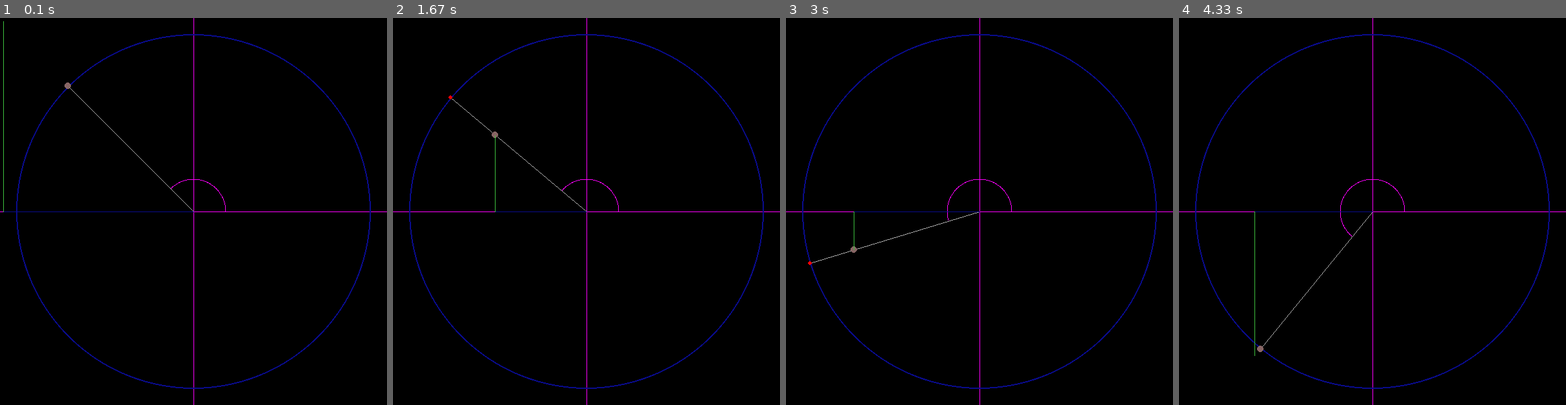
Above: before the commit, frames 1-4 (left to right).
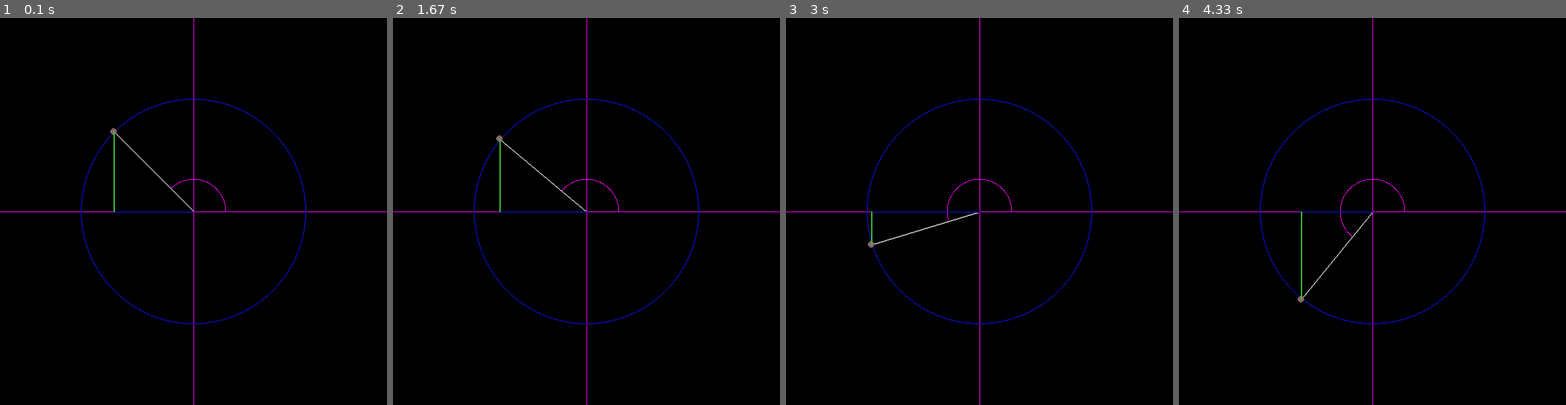
Above: after the commit, the same moments.

Repository: Kingcitaldo125/UnitCirclePygame
Game: pygame game, started from unit_circle.py
Same seed, same stepped clock (60 frames per second), same inputs: the game is played once before the commit and once after it.
Inputs (mouse positions are in pixels of both pictures, inside the frame that each line leads up to):
- Up to frame 1 (0.1 s): no input
- Up to frame 2 (1.67 s): click (586, 211) at 0.38 s; click (625, 296) at 0.72 s; click (725, 346) at 1.05 s; click (493, 134) at 1.38 s
- Up to frame 3 (3 s): click (979, 257) at 1.72 s; click (925, 130) at 2.05 s; click (1114, 312) at 2.38 s; click (855, 250) at 2.72 s
- Up to frame 4 (4.33 s): click (1260, 137) at 3.05 s; click (1279, 281) at 3.38 s; click (1511, 300) at 3.72 s; click (1256, 354) at 4.05 s

The runs differ from the first frame. In frame 1, 1.8% of the frame differs, in the area x 0-96%, y 0-96%; in frame 2, 1.7%; in frame 3, 1.7%; in frame 4, 1.8%.

Commit message:
Shrink unit circle; make angle vectors thicker; truncate vector drawing to within circle

Diff:
--- a/unit_circle.py
+++ b/unit_circle.py
@@ -41,6 +41,24 @@
 
 		screen.set_at((int(anglex), int(angley)), pink_col)
 
+def draw_angle_vectors(screen, blue_col, green_col, midpoint, finalpoint):
+	# x angle vector
+	pygame.draw.line(
+		screen,
+		blue_col,
+		(int(midpoint.x), int(midpoint.y)),
+		(int(finalpoint.x), int(midpoint.y)),
+		2,
+	)
+
+	# y angle vector
+	pygame.draw.line(
+		screen,
+		green_col,
+		(int(finalpoint.x), int(midpoint.y)),
+		(int(finalpoint.x), int(finalpoint.y)),
+		2,
+	)
 
 def main(winx, winy):
 	pygame.display.init()
@@ -59,7 +77,7 @@
 
 	midpoint = pygame.math.Vector2(winx//2, winy//2)
 	toppoint = pygame.math.Vector2((winx//2, 0))
-	midpoint_distance = midpoint.distance_to(toppoint)
+	midpoint_distance = midpoint.distance_to(toppoint) - 100
 
 	outline_offset = 25
 	outline_rad = int(midpoint_distance - outline_offset)
@@ -140,6 +158,7 @@
 			grey_col,
 			(int(midpoint.x), int(midpoint.y)),
 			(int(canglex), int(cangley)),
+			2,
 		)
 
 		# Circle at point where angle vector and outer circle intersect
@@ -148,21 +167,14 @@
 		# Circle at point along the angle vector where it and mouse point intersect
 		pygame.draw.circle(screen, rand_col, (int(lerped_pos.x), int(lerped_pos.y)), 5)
 
-		# x angle vector
-		pygame.draw.line(
-			screen,
-			blue_col,
-			(int(midpoint.x), int(midpoint.y)),
-			(int(mouse_pos.x), int(midpoint.y)),
-		)
-
-		# y angle vector
-		pygame.draw.line(
-			screen,
-			green_col,
-			(int(mouse_pos.x), int(midpoint.y)),
-			(int(mouse_pos.x), int(mouse_pos.y)),
-		)
+		# draw_angle_vectors
+		# if the mouse is outside the circle, truncate the angle vectors to
+		# only draw inside of the circle
+		mouse_inside_circle = mouse_pos.distance_to(midpoint) <= outline_rad
+		if mouse_inside_circle:
+			draw_angle_vectors(screen, blue_col, green_col, midpoint, mouse_pos)
+		else:
+			draw_angle_vectors(screen, blue_col, green_col, midpoint, rad_vec)
 
 		pygame.display.flip()
 
